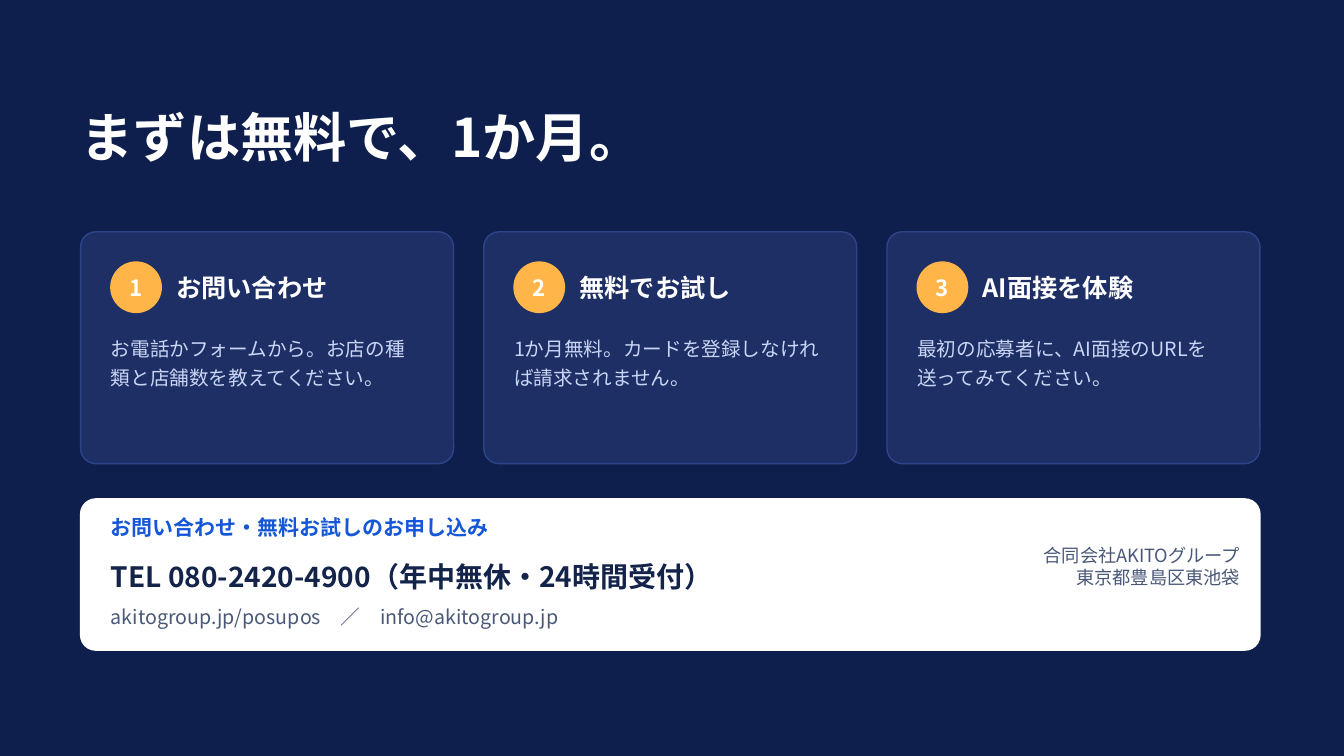
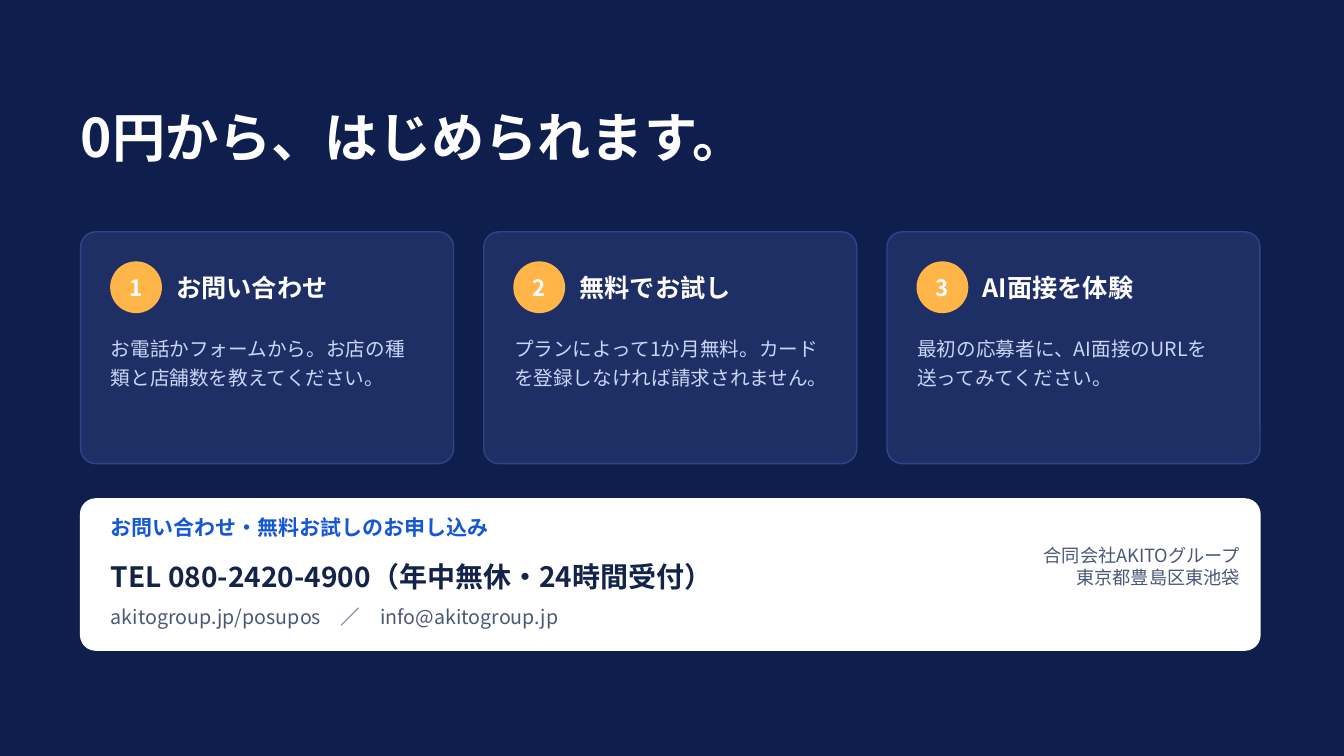
Before and after one commit to SatoAkito2026/GACHICAREERAI, a slide deck: slide 20 of docs/posupos-sales/posupos-shiryo.pptx. Drawn at 1344x756 pixels with LibreOffice and Linux fonts; fonts in the diff are those of the drawing; background and template pictures are left out. Boxes give left, top, right and bottom in pixels: in the first picture for what was removed or moved away, otherwise in the second. Text is boxed around its words. In the diff, an @@ line names an element or a change of style, - is before the commit and + after.

```diff
--- a/docs/posupos-sales/posupos-shiryo.pptx
+++ b/docs/posupos-sales/posupos-shiryo.pptx
@@ text at (81, 114, 746, 162): text changed @@
-まずは無料で、1か月。
+0円から、はじめられます。
@@ text at (514, 339, 828, 387): text changed @@
-1か月無料。カードを登録しなければ請求されません。
+プランによって1か月無料。カードを登録しなければ請求されません。
```
Also in this commit, not shown: 2 other slides changed, 4 other files.
